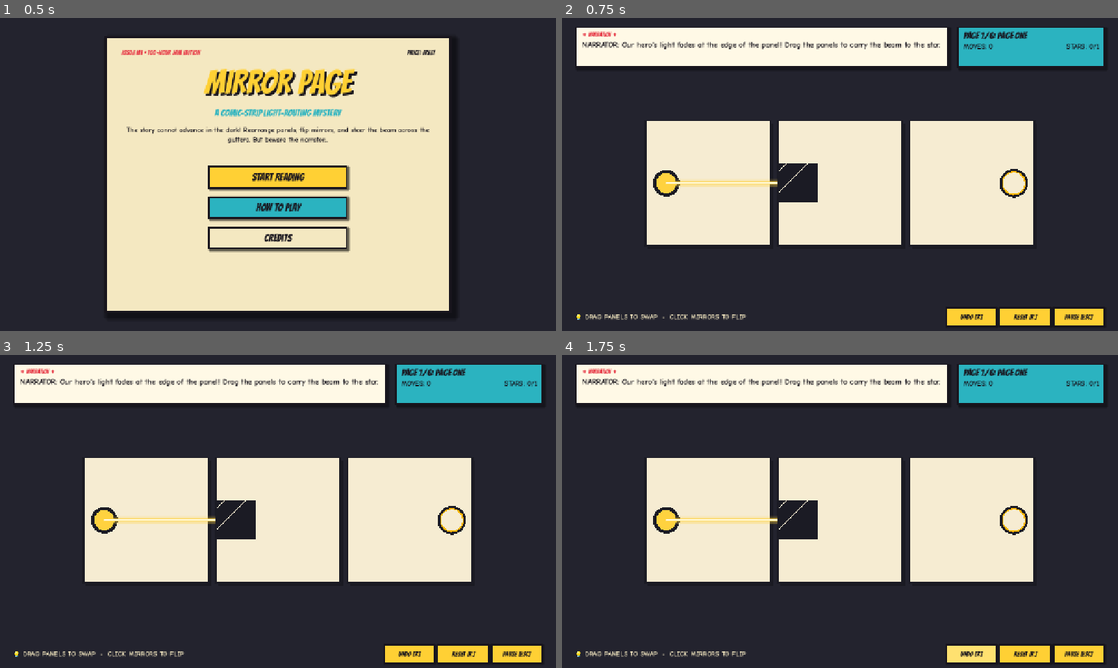
Above: before the commit, frames 1-4 (two rows, left to right).
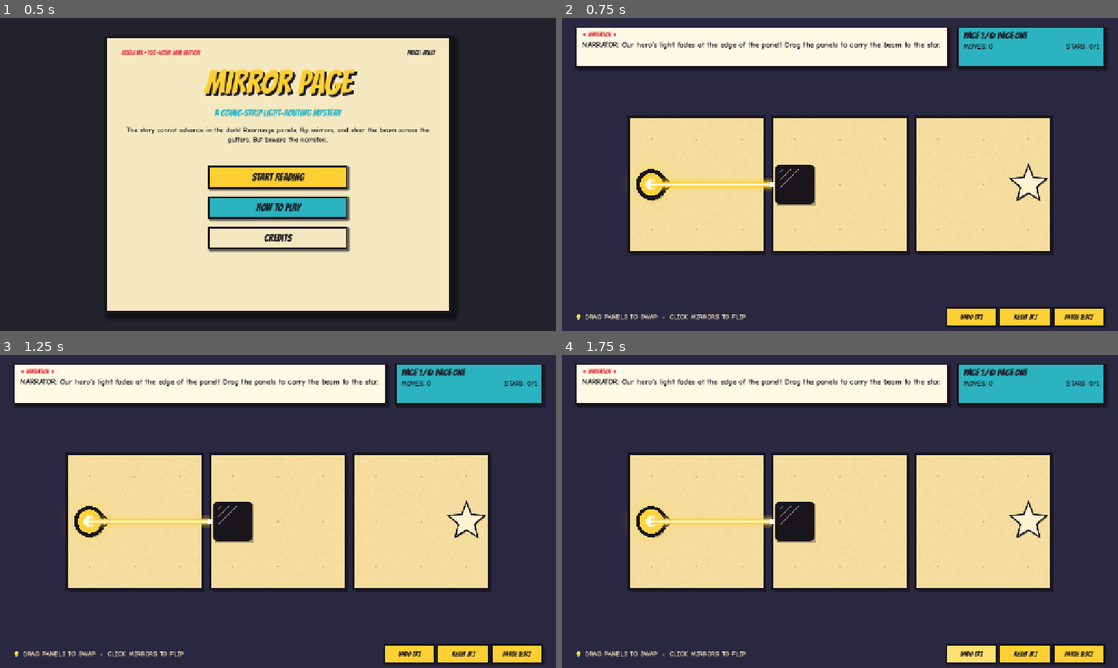
Above: after the commit, the same moments.

Repository: SankeerthNara/TGC-Game-Jam
Game: Godot game, scene res://scenes/main/main.tscn
The game is run twice, just before and just after one commit, with the same random seed, the same clock (stepped at 60 frames per second) and the same inputs. Sound files missing from this copy of the repository are replaced by a short silence.
Inputs:
- Up to frame 1 (0.5 s): no input
- Up to frame 2 (0.75 s): click "START READING" at 0.5 s
- Up to frame 3 (1.25 s): no input
- Up to frame 4 (1.75 s): click "UNDO [Z]" at 1.25 s

Frame 1 is identical in both runs. In frame 2, 30% of the frame differs, in the area x 12-88%, y 32-75%; in frame 3, 30%; in frame 4, 30%.

Commit message:
view: full visual overhaul of the page (ink, glass mirrors, stars, lamp, tape, glow beam, slide animation, comic word pops)
Co-Authored-By: Claude Sonnet 5.5 <noreply@anthropic.com>

Diff:
--- a/new-game-project/project.godot
+++ b/new-game-project/project.godot
@@ -25,7 +25,6 @@
 
 window/size/viewport_width=1280
 window/size/viewport_height=720
-
 window/stretch/mode="canvas_items"
 window/stretch/aspect="expand"
 
--- a/new-game-project/scripts/systems/page_view.gd
+++ b/new-game-project/scripts/systems/page_view.gd
@@ -1,52 +1,82 @@
 class_name PageView
 extends Node2D
-## Draws the page and turns mouse input into swap/toggle requests.
-## Placeholder visuals: Antigravity restyles via ui/ and assets/ without touching logic.
+## Draws the comic page and turns mouse input into swap/toggle requests.
+## Pure presentation: all rules live in PageModel / BeamSolver.
 
 signal swap_requested(a: int, b: int)
 signal toggle_requested(cell: Vector2i)
 signal locked_panel_clicked(panel: int)
 
-const GUTTER := 16.0
-const PAPER_NORMAL := Color("f6ecd2")
-const INK_NORMAL := Color("1b1b24")
-const PAPER_TWIST := Color("2b1763") ## negative-print inversion after the narrator's twist
+const TEX_PAPER := preload("res://assets/art/paper_texture.png")
+const TEX_HALFTONE := preload("res://assets/art/halftone_dot.png")
+const TEX_GLOW := preload("res://assets/art/radial_glow.png")
+const FONT_SHOUT := preload("res://assets/fonts/Bangers-Regular.ttf")
+
+const GUTTER := 18.0
+const TOP_MARGIN := 138.0
+const BOTTOM_MARGIN := 92.0
+
+const PAPER_NORMAL := Color("fff3d1")
+const PAPER_TWIST := Color("5a3aa8") ## negative-print inversion after the narrator's twist
+const INK_NORMAL := Color("18151d")
 const INK_TWIST := Color("f1e9ff")
+const BG_NORMAL := Color("2a2740")
+const BG_TWIST := Color("120a2e")
 const BEAM := Color("ffd23f")
 const BEAM_CORE := Color("fffbe6")
 const GOOD := Color("ffb703")
-const BAD := Color("c1121f")
-const MIRROR_COLOR := Color("3a86ff")
-const FIXED_COLOR := Color("6c757d")
+const BAD := Color("e63946")
+const GLASS := Color("4cc9f0")
+const GLASS_FIXED := Color("adb5bd")
+const TAPE := Color("ffd23f")
 
 var model: PageModel
-var _paper := PAPER_NORMAL
-var _ink := INK_NORMAL
 var trace: Dictionary = {"paths": [], "lit": {}}
 var input_enabled := true
 var cell_size := 64.0
 var origin := Vector2.ZERO
 
+var _paper := PAPER_NORMAL
+var _ink := INK_NORMAL
 var _drag_panel := -1
 var _drag_start := Vector2.ZERO
 var _drag_pos := Vector2.ZERO
 var _dragging := false
+var _hover := Vector2i(-1, -1)
 var _shake := 0.0
+var _time := 0.0
+var _slide := {} ## panel index -> pixel offset easing back to zero after a swap
+var _pops: Array[Dictionary] = [] ## floating comic words
+var _last_lit := 0
+var _was_flipped := false
 
 
 func _ready() -> void:
 	get_viewport().size_changed.connect(func() -> void:
 		_layout()
 		queue_redraw())
+	EventBus.panel_swapped.connect(_on_swapped)
+	EventBus.mirror_toggled.connect(_on_mirror)
+	EventBus.panel_rejected.connect(_on_rejected)
+	EventBus.twist_triggered.connect(func(_k: String) -> void: _pop("PLOT TWIST!", Vector2(640, 110), BAD, 64))
 
 
 func set_model(m: PageModel) -> void:
 	model = m
+	_slide.clear()
+	_pops.clear()
+	_last_lit = 0
+	_was_flipped = false
+	RenderingServer.set_default_clear_color(BG_NORMAL)
 	_layout()
 	queue_redraw()
 
 
 func set_trace(t: Dictionary) -> void:
+	var lit_now: int = (t["lit"] as Dictionary).size()
+	if model != null and lit_now > _last_lit:
+		_pop("ZAP!", _lit_pos(t), GOOD, 46)
+	_last_lit = lit_now
 	trace = t
 	queue_redraw()
 
@@ -58,12 +88,13 @@
 func _layout() -> void:
 	if model == null:
 		return
-	var area := get_viewport_rect().size - Vector2(120, 260)
+	var vp := get_viewport_rect().size
+	var area := Vector2(vp.x - 90.0, vp.y - TOP_MARGIN - BOTTOM_MARGIN)
 	var gut := Vector2(GUTTER * (model.cols - 1), GUTTER * (model.rows - 1))
 	cell_size = floorf(minf((area.x - gut.x) / model.width, (area.y - gut.y) / model.height))
-	cell_size = clampf(cell_size, 24.0, 96.0)
+	cell_size = clampf(cell_size, 24.0, 104.0)
 	var size := Vector2(model.width, model.height) * cell_size + gut
-	origin = Vector2((get_viewport_rect().size.x - size.x) * 0.5, 150.0 + (area.y - size.y) * 0.5)
+	origin = Vector2((vp.x - size.x) * 0.5, TOP_MARGIN + (area.y - size.y) * 0.5)
 
 
 ## Pixel position of a point given in (fractional) cell units.
@@ -93,14 +124,72 @@
 	return model.panel_origin(pan) + Vector2i(floori(local.x), floori(local.y))
 
 
+@warning_ignore("integer_division")
+func _lit_pos(t: Dictionary) -> Vector2:
+	for i: int in t["lit"]:
+		return to_px(Vector2(i % model.width, i / model.width) + Vector2(0.5, -0.2))
+	return Vector2(640, 300)
+
+
+# --- juice -------------------------------------------------------------------
+
+func _pop(text: String, pos: Vector2, color: Color, size := 40) -> void:
+	_pops.append({"text": text, "pos": pos, "t": 0.0, "rot": randf_range(-0.22, 0.22), "color": color, "size": size})
+
+
+func _on_swapped(a: int, b: int) -> void:
+	if model == null:
+		return
+	var ra := panel_rect(a)
+	var rb := panel_rect(b)
+	_slide[a] = rb.position - ra.position # content now at a, glide in from where it was
+	_slide[b] = ra.position - rb.position
+	_pop(["WHOOSH!", "SHUFFLE!", "SWAP!"][randi() % 3], ra.get_center().lerp(rb.get_center(), 0.5) + Vector2(0, -cell_size), Color("ffffff"), 38)
+
+
+func _on_mirror(cell: Vector2i) -> void:
+	if model == null:
+		return
+	var pan := model.panel_index(cell)
+	var local := Vector2(cell - model.panel_origin(pan)) + Vector2(0.5, -0.1)
+	_pop("CLINK!", panel_rect(pan).position + local * cell_size, GLASS, 32)
+
+
+func _on_rejected(panel: int) -> void:
+	if model != null:
+		_pop("STUCK!", panel_rect(panel).get_center(), BAD, 44)
+
+
 func _process(delta: float) -> void:
-	if _shake > 0.0:
-		_shake = maxf(0.0, _shake - delta * 40.0)
+	_time += delta
+	_shake = maxf(0.0, _shake - delta * 40.0)
+	for k: int in _slide.keys():
+		_slide[k] = (_slide[k] as Vector2).lerp(Vector2.ZERO, 1.0 - exp(-delta * 12.0))
+		if (_slide[k] as Vector2).length() < 0.6:
+			_slide.erase(k)
+	for p in _pops:
+		p["t"] += delta
+	_pops = _pops.filter(func(p: Dictionary) -> bool: return p["t"] < 1.0)
+	if model != null:
+		if model.flipped != _was_flipped:
+			_was_flipped = model.flipped
+			RenderingServer.set_default_clear_color(BG_TWIST if _was_flipped else BG_NORMAL)
 		queue_redraw()
 
 
+# --- input -------------------------------------------------------------------
+
 func _unhandled_input(event: InputEvent) -> void:
-	if model == null or not input_enabled:
+	if model == null:
+		return
+	if event is InputEventMouseMotion:
+		_hover = cell_at(event.position)
+		if _drag_panel >= 0 and input_enabled:
+			_drag_pos = event.position
+			if not _dragging and _drag_pos.distance_to(_drag_start) > 8.0 and not model.locked.has(_drag_panel):
+				_dragging = true
+		return
+	if not input_enabled:
 		return
 	if event is InputEventMouseButton and event.button_index == MOUSE_BUTTON_LEFT:
 		if event.pressed:
@@ -110,11 +199,6 @@
 			_dragging = false
 		elif _drag_panel >= 0:
 			_finish_drag(event.position)
-	elif event is InputEventMouseMotion and _drag_panel >= 0:
-		_drag_pos = event.position
-		if not _dragging and _drag_pos.distance_to(_drag_start) > 8.0 and not model.locked.has(_drag_panel):
-			_dragging = true
-		queue_redraw()
 
 
 func _finish_drag(pos: Vector2) -> void:
@@ -122,7 +206,6 @@
 	var was_dragging := _dragging
 	_drag_panel = -1
 	_dragging = false
-	queue_redraw()
 	if was_dragging:
 		var to := panel_at(pos)
 		if to >= 0 and to != from:
@@ -138,91 +221,208 @@
 			locked_panel_clicked.emit(from)
 
 
+# --- drawing -----------------------------------------------------------------
+
 func _draw() -> void:
 	if model == null:
 		return
 	_paper = PAPER_TWIST if model.flipped else PAPER_NORMAL
 	_ink = INK_TWIST if model.flipped else INK_NORMAL
+	var vp := get_viewport_rect().size
+	draw_texture_rect(TEX_HALFTONE, Rect2(Vector2.ZERO, vp), true, Color(1, 1, 1, 0.07))
 	var off := Vector2(randf_range(-_shake, _shake), randf_range(-_shake, _shake)) if _shake > 0.0 else Vector2.ZERO
 	draw_set_transform(off)
 	for i in model.panel_count():
 		if i != _drag_panel or not _dragging:
-			_draw_panel(i, Vector2.ZERO)
+			_draw_panel(i, _slide.get(i, Vector2.ZERO))
 	_draw_beams()
 	if _dragging:
-		_draw_panel(_drag_panel, _drag_pos - _drag_start)
+		_draw_panel(_drag_panel, _drag_pos - _drag_start, true)
 	draw_set_transform(Vector2.ZERO)
-
-
-func _draw_panel(panel: int, shift: Vector2) -> void:
+	_draw_pops()
+
+
+func _draw_panel(panel: int, shift: Vector2, lifted := false) -> void:
 	var r := panel_rect(panel)
 	r.position += shift
-	draw_rect(Rect2(r.position + Vector2(6, 6), r.size), Color(0, 0, 0, 0.25)) # drop shadow
-	draw_rect(r, _paper)
+	var shadow := Vector2(12, 12) if lifted else Vector2(6, 7)
+	draw_rect(Rect2(r.position + shadow, r.size), Color(0, 0, 0, 0.4 if lifted else 0.32))
+	draw_texture_rect(TEX_PAPER, r, false, _paper)
 	var o := model.panel_origin(panel)
+	# cell dots, so the grid reads without clutter
+	var dot := Color(_ink.r, _ink.g, _ink.b, 0.16)
+	for ly in model.ph:
+		for lx in model.pw:
+			draw_circle(r.position + (Vector2(lx, ly) + Vector2(0.5, 0.5)) * cell_size, 2.2, dot)
 	for ly in model.ph:
 		for lx in model.pw:
 			var i := model.index_of(o + Vector2i(lx, ly))
 			var cr := Rect2(r.position + Vector2(lx, ly) * cell_size, Vector2(cell_size, cell_size))
-			_draw_cell(i, cr)
-	var border := _ink if not model.locked.has(panel) else Color("8d0801")
-	draw_rect(r, border, false, 4.0)
+			_draw_cell(i, cr, o + Vector2i(lx, ly))
+	draw_rect(r, _ink, false, 5.0)
 	if model.locked.has(panel):
-		draw_string(ThemeDB.fallback_font, r.position + Vector2(8, 22), "LOCKED", HORIZONTAL_ALIGNMENT_LEFT, -1, 16, border)
-
-
-func _draw_cell(i: int, cr: Rect2) -> void:
+		_draw_tape(r)
+
+
+func _draw_tape(r: Rect2) -> void:
+	var c := r.get_center()
+	var w := r.size.x * 0.98
+	for ang in [0.55, -0.55]:
+		draw_set_transform(c, ang)
+		var band := Rect2(Vector2(-w * 0.5, -13), Vector2(w, 26))
+		draw_rect(band, Color(TAPE.r, TAPE.g, TAPE.b, 0.9))
+		var half := int((w * 0.5 - 18.0) / 34.0)
+		for k in range(-half, half + 1):
+			draw_line(Vector2(k * 34, -13), Vector2(k * 34 + 14, 13), _ink, 5.0)
+		draw_rect(band, _ink, false, 2.5)
+	draw_set_transform(Vector2.ZERO)
+	var label := "LOCKED"
+	var fs := 30
+	var sz := FONT_SHOUT.get_string_size(label, HORIZONTAL_ALIGNMENT_LEFT, -1, fs)
+	var p := c + Vector2(-sz.x * 0.5, 11)
+	draw_rect(Rect2(p + Vector2(-8, -fs + 3), Vector2(sz.x + 16, fs + 4)), TAPE)
+	draw_rect(Rect2(p + Vector2(-8, -fs + 3), Vector2(sz.x + 16, fs + 4)), _ink, false, 3.0)
+	draw_string(FONT_SHOUT, p, label, HORIZONTAL_ALIGNMENT_LEFT, -1, fs, _ink)
+
+
+func _draw_cell(i: int, cr: Rect2, cell: Vector2i) -> void:
 	var c := cr.get_center()
 	var s := cell_size
 	match model.kind[i]:
 		PageModel.Kind.WALL:
-			draw_rect(cr.grow(-3), _ink)
-			for k in range(1, 4):
-				draw_line(cr.position + Vector2(0, s * k / 4.0), cr.position + Vector2(s * k / 4.0, 0), _paper, 1.5)
+			_draw_wall(cr)
 		PageModel.Kind.MIRROR_SLASH, PageModel.Kind.FIXED_SLASH:
-			_draw_mirror(c, s, true, model.kind[i] == PageModel.Kind.FIXED_SLASH)
+			_draw_mirror(c, s, true, model.kind[i] == PageModel.Kind.FIXED_SLASH, cell == _hover)
 		PageModel.Kind.MIRROR_BACK, PageModel.Kind.FIXED_BACK:
-			_draw_mirror(c, s, false, model.kind[i] == PageModel.Kind.FIXED_BACK)
+			_draw_mirror(c, s, false, model.kind[i] == PageModel.Kind.FIXED_BACK, cell == _hover)
 		PageModel.Kind.EMITTER:
-			draw_circle(c, s * 0.32, _ink)
-			draw_circle(c, s * 0.24, BEAM)
-			var d := Vector2(PageModel.DIRS[model.dir[i]])
-			draw_line(c, c + d * s * 0.42, _ink, 5.0)
+			_draw_emitter(c, s, model.dir[i])
 		PageModel.Kind.TARGET_GOOD, PageModel.Kind.TARGET_BAD:
 			_draw_target(i, c, s)
 
 
-func _draw_mirror(c: Vector2, s: float, slash: bool, fixed: bool) -> void:
-	var h := s * 0.38
+func _draw_wall(cr: Rect2) -> void:
+	var r := cr.grow(-cell_size * 0.06)
+	draw_rect(Rect2(r.position + Vector2(3, 4), r.size), Color(0, 0, 0, 0.3))
+	var sb := StyleBoxFlat.new()
+	sb.bg_color = _ink
+	sb.set_corner_radius_all(int(cell_size * 0.12))
+	draw_style_box(sb, r)
+	var hatch := Color(_paper.r, _paper.g, _paper.b, 0.55)
+	var n := 5
+	for k in range(1, n):
+		var t := float(k) / n
+		draw_line(r.position + Vector2(r.size.x * t, r.size.y * 0.12), r.position + Vector2(r.size.x * 0.12, r.size.y * t), hatch, 1.6)
+
+
+func _draw_mirror(c: Vector2, s: float, slash: bool, fixed: bool, hover: bool) -> void:
+	var h := s * 0.4
 	var a := c + (Vector2(-h, h) if slash else Vector2(-h, -h))
 	var b := c + (Vector2(h, -h) if slash else Vector2(h, h))
-	draw_line(a, b, _ink, 9.0)
-	draw_line(a, b, FIXED_COLOR if fixed else MIRROR_COLOR, 5.0)
+	if hover and not fixed:
+		draw_circle(c, s * 0.5, Color(GLASS.r, GLASS.g, GLASS.b, 0.28))
+	var col := GLASS_FIXED if fixed else GLASS
+	draw_line(a + Vector2(2, 3), b + Vector2(2, 3), Color(0, 0, 0, 0.3), s * 0.2)
+	draw_line(a, b, _ink, s * 0.2)
+	draw_line(a, b, col, s * 0.13)
+	var n := (b - a).normalized().orthogonal()
+	draw_line(a + n * s * 0.03, b + n * s * 0.03, Color(1, 1, 1, 0.8), s * 0.03)
+	draw_circle(a, s * 0.06, _ink)
+	draw_circle(b, s * 0.06, _ink)
+	if not fixed:
+		draw_circle(c, s * 0.06, _ink) # bolt: this one turns
+
+
+func _draw_emitter(c: Vector2, s: float, d_idx: int) -> void:
+	var d := Vector2(PageModel.DIRS[d_idx])
+	var pulse := 1.0 + sin(_time * 5.0) * 0.06
+	draw_texture_rect(TEX_GLOW, Rect2(c - Vector2(s, s) * 0.8, Vector2(s, s) * 1.6), false, Color(BEAM.r, BEAM.g, BEAM.b, 0.55))
+	draw_circle(c + Vector2(2, 3), s * 0.33, Color(0, 0, 0, 0.3))
+	draw_circle(c, s * 0.34, _ink)
+	draw_circle(c, s * 0.26 * pulse, BEAM)
+	draw_circle(c, s * 0.13, BEAM_CORE)
+	# nozzle pointing along the beam direction
+	var tip := c + d * s * 0.5
+	var side := d.orthogonal() * s * 0.16
+	draw_colored_polygon(PackedVector2Array([c + d * s * 0.28 + side, tip, c + d * s * 0.28 - side]), _ink)
+	draw_colored_polygon(PackedVector2Array([c + d * s * 0.32 + side * 0.5, c + d * s * 0.45, c + d * s * 0.32 - side * 0.5]), BEAM)
+
+
+func _star(c: Vector2, r_out: float, r_in: float, rot := -PI / 2.0, points := 5) -> PackedVector2Array:
+	var pts := PackedVector2Array()
+	for k in points * 2:
+		var r := r_out if k % 2 == 0 else r_in
+		var a := rot + k * PI / points
+		pts.append(c + Vector2(cos(a), sin(a)) * r)
+	return pts
 
 
 func _draw_target(i: int, c: Vector2, s: float) -> void:
 	var good := model.target_is_good(i)
 	var lit: bool = trace["lit"].has(i)
 	var col := GOOD if good else BAD
-	draw_circle(c, s * 0.34, _ink)
-	draw_circle(c, s * 0.27, col if lit else _paper)
+	var wob := sin(_time * 4.0 + c.x) * 0.04 if lit else 0.0
+	if lit:
+		draw_texture_rect(TEX_GLOW, Rect2(c - Vector2(s, s) * 0.95, Vector2(s, s) * 1.9), false, Color(col.r, col.g, col.b, 0.8))
 	if good:
-		draw_arc(c, s * 0.27, 0, TAU, 24, col, 3.0)
+		var pts := _star(c, s * 0.42 * (1.0 + wob), s * 0.19)
+		draw_colored_polygon(_offset(pts, Vector2(2, 3)), Color(0, 0, 0, 0.3))
+		draw_colored_polygon(pts, col if lit else _paper)
+		var closed := pts.duplicate()
+		closed.append(pts[0])
+		draw_polyline(closed, _ink, 3.5, true)
 		if lit:
-			draw_circle(c, s * 0.12, BEAM_CORE)
+			draw_circle(c, s * 0.09, BEAM_CORE)
 	else:
-		var d := s * 0.15
-		draw_line(c + Vector2(-d, -d), c + Vector2(d, d), _ink if not lit else _paper, 4.0)
-		draw_line(c + Vector2(-d, d), c + Vector2(d, -d), _ink if not lit else _paper, 4.0)
+		var pts := _star(c, s * 0.42 * (1.0 + wob), s * 0.28, 0.0, 8)
+		draw_colored_polygon(_offset(pts, Vector2(2, 3)), Color(0, 0, 0, 0.3))
+		draw_colored_polygon(pts, col if lit else Color(_ink.r, _ink.g, _ink.b, 0.9))
+		var closed := pts.duplicate()
+		closed.append(pts[0])
+		draw_polyline(closed, _ink if lit else col, 3.0, true)
+		var d := s * 0.13
+		var xc := _paper if not lit else Color.WHITE
+		draw_line(c + Vector2(-d, -d), c + Vector2(d, d), xc, 4.5)
+		draw_line(c + Vector2(-d, d), c + Vector2(d, -d), xc, 4.5)
+
+
+func _offset(pts: PackedVector2Array, by: Vector2) -> PackedVector2Array:
+	var out := PackedVector2Array()
+	for p in pts:
+		out.append(p + by)
+	return out
 
 
 func _draw_beams() -> void:
+	var w := 1.0 + sin(_time * 9.0) * 0.06
 	for path: PackedVector2Array in trace["paths"]:
 		var pts := PackedVector2Array()
 		for p in path:
 			pts.append(to_px(p))
 		if pts.size() < 2:
 			continue
-		draw_polyline(pts, Color(BEAM.r, BEAM.g, BEAM.b, 0.28), 16.0, true)
-		draw_polyline(pts, BEAM, 7.0, true)
-		draw_polyline(pts, BEAM_CORE, 3.0, true)
+		draw_polyline(pts, Color(BEAM.r, BEAM.g, BEAM.b, 0.18), 30.0 * w, true)
+		draw_polyline(pts, Color(BEAM.r, BEAM.g, BEAM.b, 0.35), 18.0 * w, true)
+		draw_polyline(pts, BEAM, 8.0, true)
+		draw_polyline(pts, BEAM_CORE, 3.5, true)
+		for k in range(1, pts.size() - 1): # glow at every bounce
+			draw_texture_rect(TEX_GLOW, Rect2(pts[k] - Vector2(22, 22), Vector2(44, 44)), false, Color(1, 0.95, 0.6, 0.8))
+		draw_circle(pts[pts.size() - 1], 6.0, BEAM_CORE)
+
+
+func _draw_pops() -> void:
+	for p in _pops:
+		var t: float = p["t"]
+		var a := clampf(1.0 - maxf(0.0, t - 0.55) / 0.45, 0.0, 1.0)
+		var pop := minf(t / 0.12, 1.0)
+		var sc := 0.5 + 0.7 * pop - 0.2 * t
+		var pos: Vector2 = (p["pos"] as Vector2) + Vector2(0, -50.0 * t)
+		draw_set_transform(pos, p["rot"], Vector2(sc, sc))
+		var fs: int = p["size"]
+		var text: String = p["text"]
+		var sz := FONT_SHOUT.get_string_size(text, HORIZONTAL_ALIGNMENT_LEFT, -1, fs)
+		var tp := Vector2(-sz.x * 0.5, fs * 0.35)
+		draw_string_outline(FONT_SHOUT, tp, text, HORIZONTAL_ALIGNMENT_LEFT, -1, fs, 10, Color(INK_NORMAL.r, INK_NORMAL.g, INK_NORMAL.b, a))
+		var c: Color = p["color"]
+		draw_string(FONT_SHOUT, tp, text, HORIZONTAL_ALIGNMENT_LEFT, -1, fs, Color(c.r, c.g, c.b, a))
+	draw_set_transform(Vector2.ZERO)
